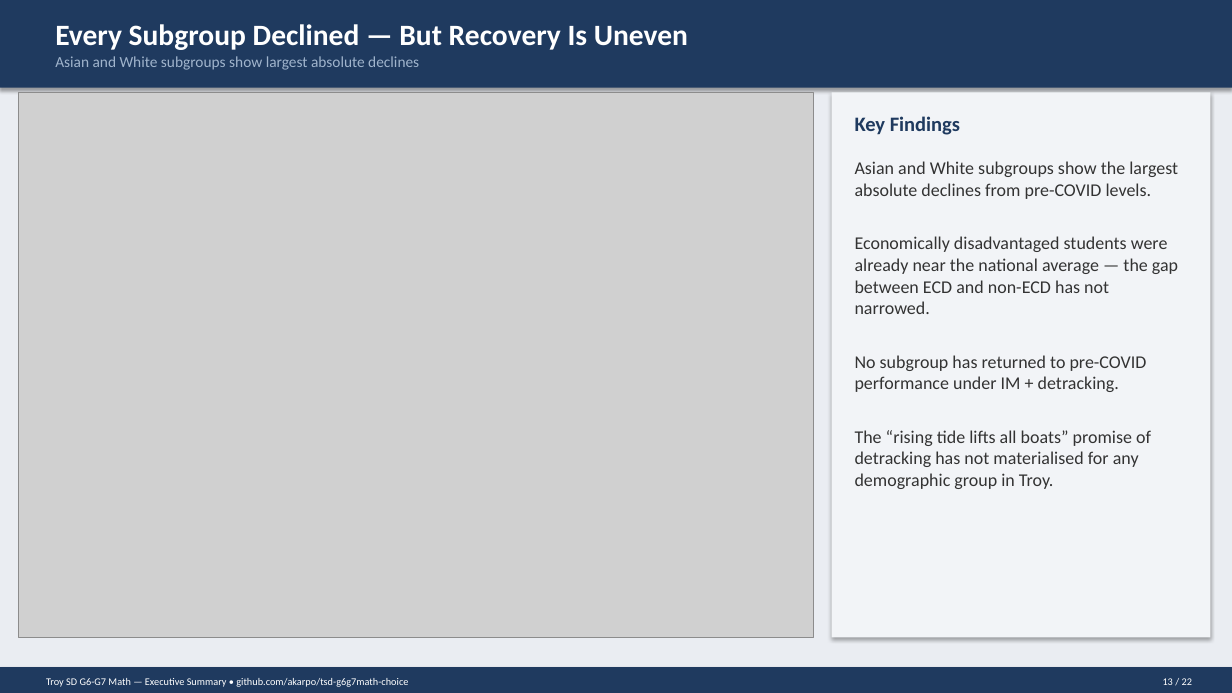
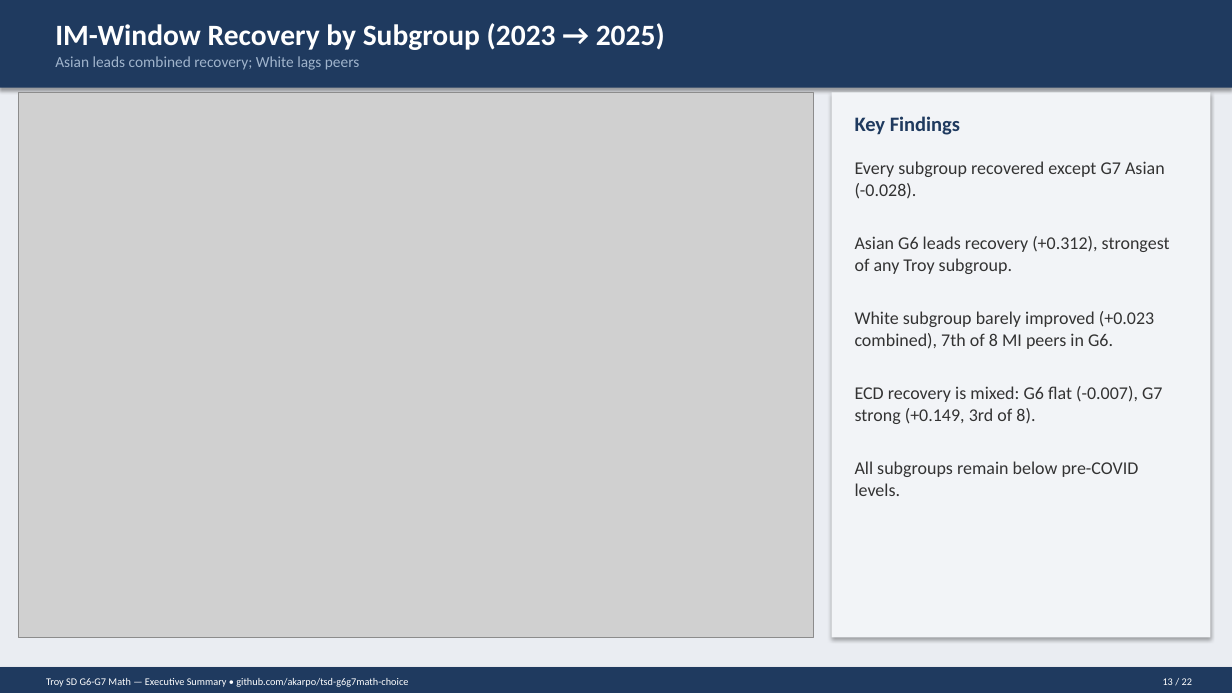
Before and after one commit to akarpo/tsd-g6g7math-choice, a slide deck: slide 13 of deck/Troy_G6G7_Math_Executive_Summary.pptx. Drawn at 1232x693 pixels with LibreOffice and Linux fonts; fonts in the diff are those of the drawing; grey boxes stand for pictures. Boxes give left, top, right and bottom in pixels: in the first picture for what was removed or moved away, otherwise in the second. Text is boxed around its words. In the diff, an @@ line names an element or a change of style, - is before the commit and + after.

```diff
--- a/deck/Troy_G6G7_Math_Executive_Summary.pptx
+++ b/deck/Troy_G6G7_Math_Executive_Summary.pptx
@@ text at [55,23,665,50]: text changed @@
-Every Subgroup Declined — But Recovery Is Uneven
+IM-Window Recovery by Subgroup (2023 → 2025)
@@ text at [55,56,359,70]: text changed @@
-Asian and White subgroups show largest absolute declines
+Asian leads combined recovery; White lags peers
@@ text at [855,161,1170,496]: text changed @@
-Asian and White subgroups show the largest absolute declines from pre-COVID levels.
-Economically disadvantaged students were already near the national average — the gap between ECD and non-ECD has not narrowed.
-No subgroup has returned to pre-COVID performance under IM + detracking.
-The “rising tide lifts all boats” promise of detracking has not materialised for any demographic group in Troy.
+Every subgroup recovered except G7 Asian (-0.028).
+Asian G6 leads recovery (+0.312), strongest of any Troy subgroup.
+White subgroup barely improved (+0.023 combined), 7th of 8 MI peers in G6.
+ECD recovery is mixed: G6 flat (-0.007), G7 strong (+0.149, 3rd of 8).
+All subgroups remain below pre-COVID levels.
```
Also in this commit, not shown: 12 other slides changed, 23 other files.
